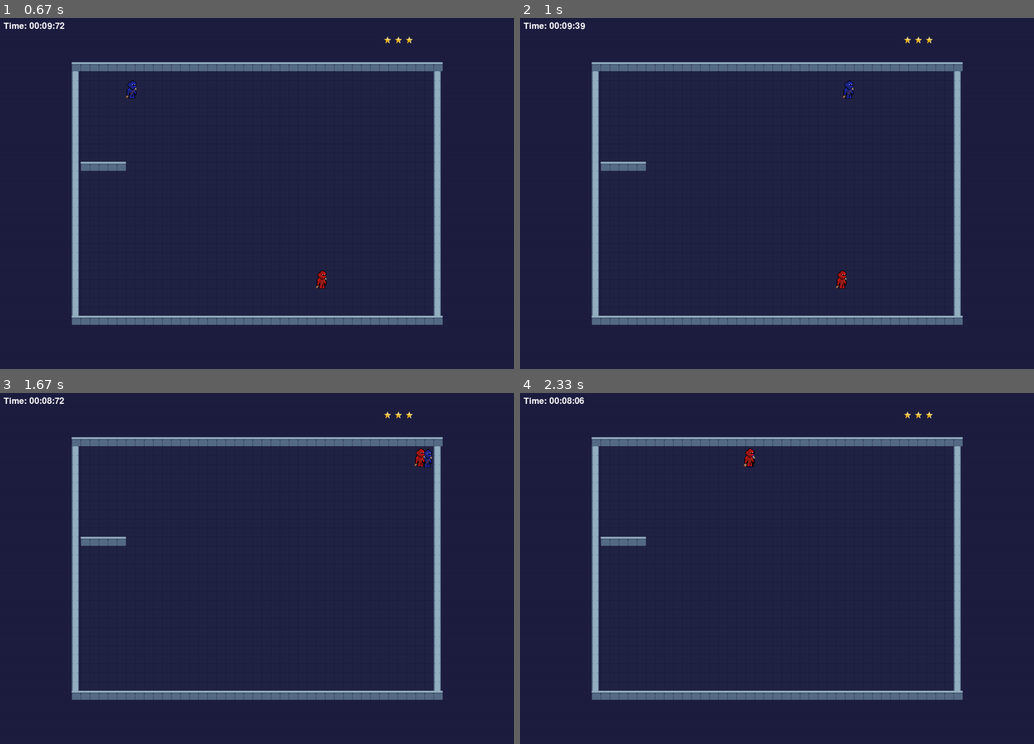
Above: before the commit, frames 1-4 (two rows, left to right).
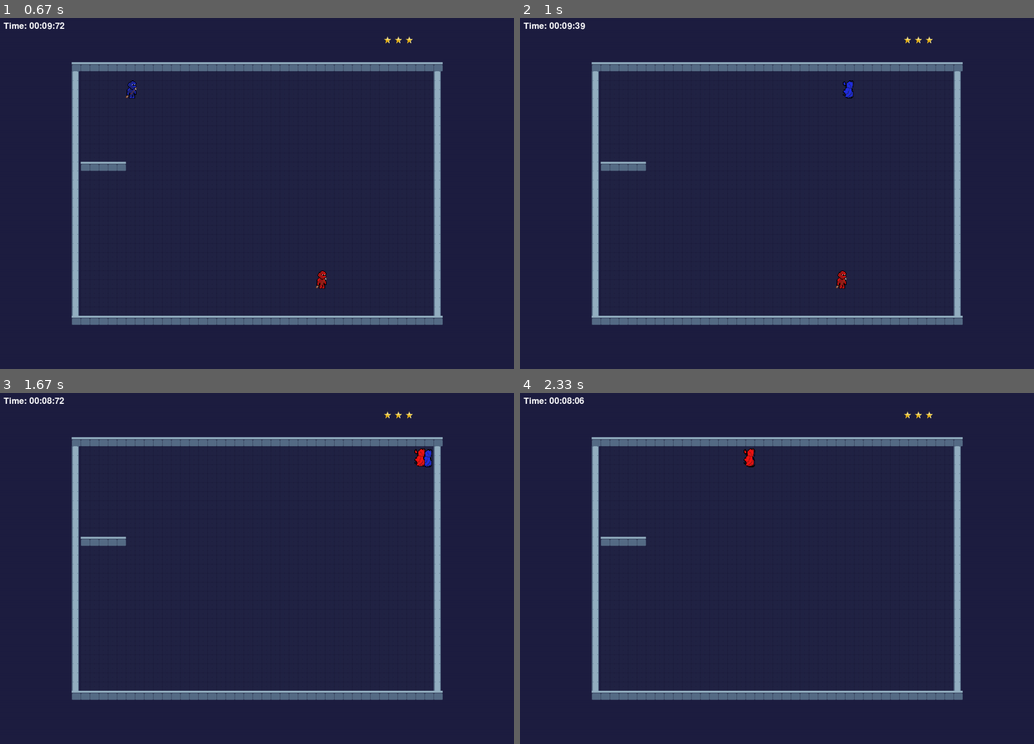
Above: after the commit, the same moments.

Repository: insper-classroom/devlife-23-1-projeto-pygame-gustavoc_sarti
Game: pygame game, started from main.py
Two runs of this game, one before a commit and one after it. Both use one fixed random seed, a clock stepped at 60 frames per second and the inputs below.
Inputs (mouse positions are in pixels of both pictures, inside the frame that each line leads up to):
- Up to frame 1 (0.67 s): click "jogar" at 0.38 s
- Up to frame 2 (1 s): hold Right from 0.67 s (still down); move the mouse to (756, 207) at 0.7 s
- Up to frame 3 (1.67 s): release Right at 1.13 s; hold Up 1.17-1.47 s; hold W 1.17-1.47 s; hold Right from 1.5 s (still down); hold D from 1.5 s (still down)
- Up to frame 4 (2.33 s): release Right at 1.97 s; release D at 1.97 s; hold Left from 2 s (still down); hold A from 2 s (still down)

Frame 1 is identical in both runs. In frame 2, less than 0.1% of the frame differs, in the area x 62-65%, y 17-23%; in frame 3, 0.1%, in the area x 80-85%, y 15-22%; in frame 4, less than 0.1%.

Commit message:
Player dashing animation

Diff:
--- a/sprites/player.py
+++ b/sprites/player.py
@@ -5,8 +5,8 @@
     def __init__(self, position, group):
 
         super().__init__(group)
-        player = pyg.image.load('assets/images/players/player_01-pre_dash.png')
-        self.image = pyg.transform.scale(player, (30, 50)).convert_alpha()
+        self.player = pyg.image.load('assets/images/players/player_01-pre_dash.png')
+        self.image = pyg.transform.scale(self.player, (30, 50)).convert_alpha()
         self.rect = self.image.get_rect(topleft = position) #posicao sera igual ao ponto de origem do retangulo
         self.state = {
             'moving' : False,
@@ -15,6 +15,7 @@
         self.speed = 17
         self.dash_sound = pyg.mixer.Sound('assets/sounds/player_sounds/ogg/dash-high_volume.ogg')
         self.dash_sound.set_volume(0.1)
+        self.timer = 0
 
 
     def move(self, walls):
@@ -36,6 +37,11 @@
 # chat GPT sugeriu a ideia do old_rect
         if any(self.direction):
             self.state['moving'] = True
+            self.player = pyg.image.load('assets/images/players/player_01-dash.png')
+            self.image = pyg.transform.scale(self.player, (30, 50)).convert_alpha()
+            self.timer = pyg.time.get_ticks()
+        if self.state['moving'] == False:
+            self.animation()
 
         old_rect = self.rect.copy()
         self.rect.move_ip(self.direction[0] * self.speed, self.direction[1] * self.speed)
@@ -58,14 +64,24 @@
             return True
         return False
 
+    #Função responsavel por realizar a troca de sprites do player ao se movimentar
+    def animation(self):
+        if pyg.time.get_ticks() <=  self.timer + 200:
+            self.player = pyg.image.load('assets/images/players/player_01-post_dash.png')
+            self.image = pyg.transform.scale(self.player, (40, 60)).convert_alpha()
+        else:
+            self.player = pyg.image.load('assets/images/players/player_01-pre_dash.png')
+            self.image = pyg.transform.scale(self.player, (30, 50)).convert_alpha()
+
+
 
 class Player2(pyg.sprite.Sprite):
 
     def __init__(self, position, group):
 
         super().__init__(group)
-        player = pyg.image.load('assets/images/players/player_02-pre_dash.png')
-        self.image = pyg.transform.scale(player, (30, 50)).convert_alpha()
+        self.player = pyg.image.load('assets/images/players/player_02-pre_dash.png')
+        self.image = pyg.transform.scale(self.player, (30, 50)).convert_alpha()
         self.rect = self.image.get_rect(topleft = position) #posicao sera igual ao ponto de origem do retangulo
         self.state = {
             'moving' : False,
@@ -74,6 +90,7 @@
         self.speed = 17
         self.dash_sound = pyg.mixer.Sound('assets/sounds/player_sounds/ogg/dash-high_volume.ogg')
         self.dash_sound.set_volume(0.1)
+        self.timer = 0
 
 
     def move(self, walls):
@@ -95,6 +112,11 @@
 # chat GPT sugeriu a ideia do old_rect
         if any(self.direction):
             self.state['moving'] = True
+            self.player = pyg.image.load('assets/images/players/player_02-dash.png')
+            self.image = pyg.transform.scale(self.player, (30, 50)).convert_alpha()
+            self.timer = pyg.time.get_ticks()
+        if self.state['moving'] == False:
+            self.animation()
 
         old_rect = self.rect.copy()
         self.rect.move_ip(self.direction[0] * self.speed, self.direction[1] * self.speed)
@@ -118,3 +140,12 @@
             self.state['moving'] = False
             return True
         return False
+
+    #Função responsavel por realizar a troca de sprites do player ao se movimentar
+    def animation(self):
+        if pyg.time.get_ticks() <=  self.timer + 200:
+            self.player = pyg.image.load('assets/images/players/player_02-post_dash.png')
+            self.image = pyg.transform.scale(self.player, (40, 60)).convert_alpha()
+        else:
+            self.player = pyg.image.load('assets/images/players/player_02-pre_dash.png')
+            self.image = pyg.transform.scale(self.player, (30, 50)).convert_alpha()
